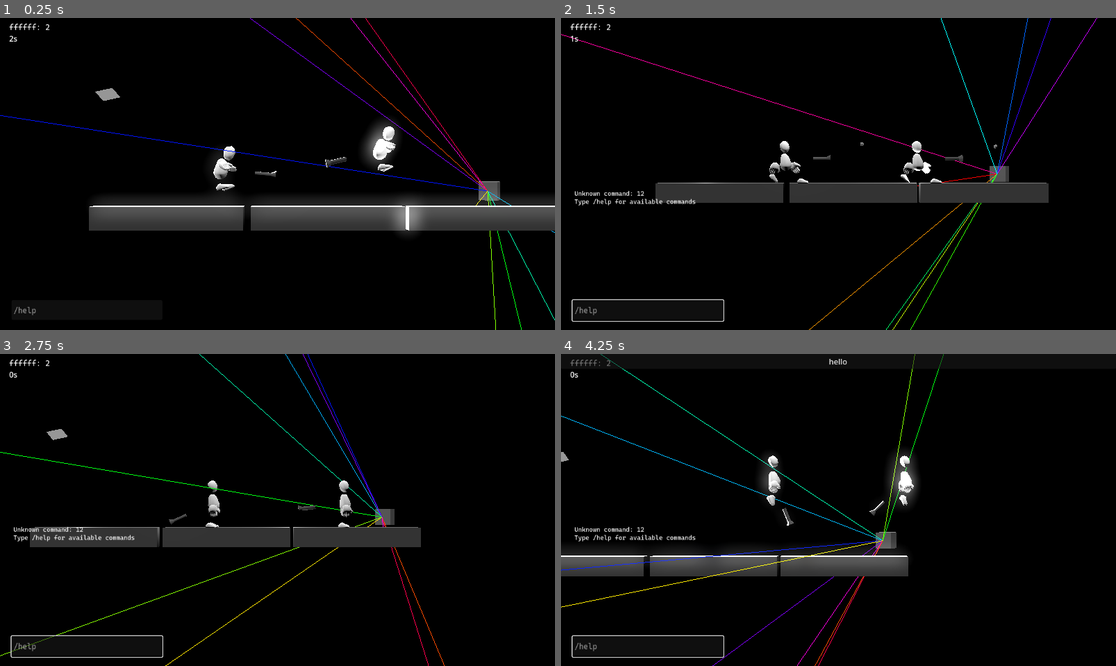
Above: before the commit, frames 1-4 (two rows, left to right).
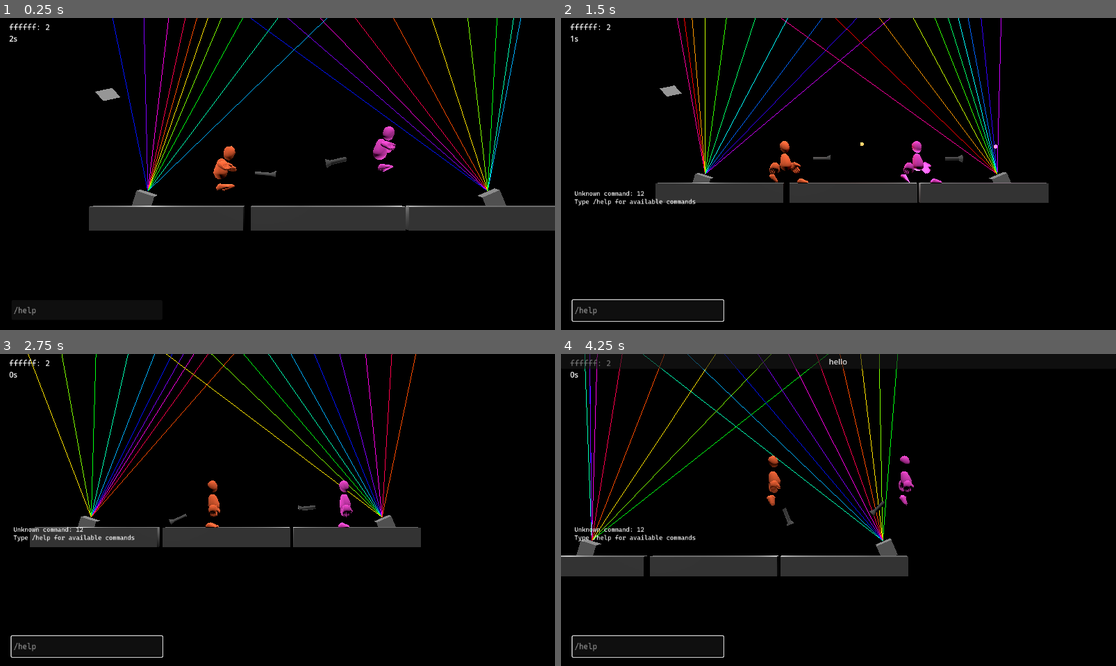
Above: after the commit, the same moments.

Repository: theowiik/project-epic-footsies-2
Game: Godot game, scene res://scenes/main.tscn
The game is run twice, just before and just after one commit, with the same random seed, the same clock (stepped at 60 frames per second) and the same inputs. The engine's default icon, where the game draws it, is replaced by a stand-in: a white triangle on a blue panel in a dark square.
Inputs (mouse positions are in pixels of both pictures, inside the frame that each line leads up to):
- Up to frame 1 (0.25 s): no input
- Up to frame 2 (1.5 s): click (649, 311) at 0.52 s; type "12" at 0.6 s; tap Enter at 1.25 s; move the mouse to (960, 158) at 1.27 s; hold D from 1.28 s (still down); tap J at 1.35 s; click (960, 158) at 1.42 s
- Up to frame 3 (2.75 s): tap Space at 1.52, 2.27 s; move the mouse to (166, 525) at 2.02 s; release D at 2.03 s; hold S from 2.03 s (still down); tap J at 2.1 s
- Up to frame 4 (4.25 s): move the mouse to (894, 441) at 2.77 s; release S at 2.78 s; hold D 2.78-3.53 s; tap J at 2.85, 3.6 s; move the mouse to (810, 572) at 3.52 s; hold W from 3.53 s (still down); click (810, 572) at 3.67 s; tap Space at 3.77 s

The runs differ from the first frame. In frame 1, 7.7% of the frame differs, in the area x 0-100%, y 0-100%; in frame 2, 2.7%; in frame 3, 2.7%; in frame 4, 6.0%.

Commit message:
Add bot input and team colors

Diff:
--- a/game/objects/lasers/strobe_machine.tscn
+++ b/game/objects/lasers/strobe_machine.tscn
@@ -14,6 +14,7 @@
 
 [node name="SpotLight3D" type="SpotLight3D" parent="."]
 transform = Transform3D(1, 0, 0, 0, 1, 0, 0, 0, 1, 0, 0, -0.62783355)
+visible = false
 light_energy = 130.27
 light_indirect_energy = 8.534
 light_volumetric_fog_energy = 8.892
--- a/game/scenes/main.tscn
+++ b/game/scenes/main.tscn
@@ -57,6 +57,7 @@
 
 [node name="Player2" parent="." instance=ExtResource("1_o5qli")]
 transform = Transform3D(1, 0, 0, 0, 1, 0, 0, 0, 1, 6.7508955, 1.7889354, 0)
+team_color = Color(0.97749525, 0.2690932, 0.83872867, 1)
 device_id = 1
 
 [node name="WorldEnvironment" type="WorldEnvironment" parent="."]
@@ -66,4 +67,7 @@
 transform = Transform3D(-0.8063999, 0.15222512, -0.57144254, -0.25300708, 0.78459245, 0.5660405, 0.534515, 0.6010341, -0.5941812, -6.775606, 4.786051, -9.15583)
 
 [node name="LaserMachine" parent="." instance=ExtResource("8_tipki")]
-transform = Transform3D(-0.9164256, 0, 0.40020514, 0, 1, 0, -0.40020514, 0, -0.9164256, 13.597982, 0, -8.517785)
+transform = Transform3D(-0.9164256, 0, 0.40020514, -0.39931086, 0.066813804, -0.9143778, -0.026739227, -0.9977655, -0.06122988, 13.597982, 0, -8.517785)
+
+[node name="LaserMachine2" parent="." instance=ExtResource("8_tipki")]
+transform = Transform3D(-0.95310295, 0.043918222, -0.2994429, 0.3014629, 0.050351508, -0.9521475, -0.026739225, -0.9977655, -0.061229877, -4.491232, 0, -8.517785)
--- a/game/scripts/bullet.gd
+++ b/game/scripts/bullet.gd
@@ -6,8 +6,12 @@
 var gravity: float = 3
 var team_color: Color = Color.WHITE
 
+@onready var mesh_instance: MeshInstance3D = $MeshInstance3D
+@onready var light: OmniLight3D = $OmniLight3D
+
 
 func _ready():
+	_apply_team_color()
 	await get_tree().create_timer(lifetime).timeout
 	queue_free()
 
@@ -19,3 +23,16 @@
 
 func set_direction(direction: Vector3):
 	velocity = direction.normalized()
+
+
+func _apply_team_color() -> void:
+	if mesh_instance:
+		var material = StandardMaterial3D.new()
+		material.albedo_color = team_color
+		material.emission_enabled = true
+		material.emission = team_color
+		material.emission_energy_multiplier = 2.0
+		mesh_instance.material_override = material
+
+	if light:
+		light.light_color = team_color
--- /dev/null
+++ b/game/scripts/input/naive_bot_input.gd
@@ -0,0 +1,89 @@
+class_name NaiveBotInput
+extends InputInterface
+
+var player_node: Node3D
+var current_target: Node3D = null
+var retarget_timer: float = 0.0
+
+var _movement: Vector2 = Vector2.ZERO
+var _aim_direction: Vector2 = Vector2.ZERO
+var _shoot_pressed: bool = false
+
+
+func _init(p_player_node: Node3D):
+	player_node = p_player_node
+
+
+func update() -> void:
+	_update_target()
+
+	if current_target == null or not is_instance_valid(current_target):
+		_movement = Vector2.ZERO
+		_aim_direction = Vector2.ZERO
+		_shoot_pressed = false
+		return
+
+	var direction_3d = current_target.global_position - player_node.global_position
+	var direction_2d = Vector2(direction_3d.x, direction_3d.z)
+
+	if direction_2d.length() > 0.1:
+		_movement = direction_2d.normalized()
+		_aim_direction = Vector2(direction_2d.x, -direction_2d.y).normalized()
+	else:
+		_movement = Vector2.ZERO
+		_aim_direction = Vector2.RIGHT
+
+	_shoot_pressed = true
+
+
+func _update_target() -> void:
+	retarget_timer -= player_node.get_physics_process_delta_time()
+	if retarget_timer > 0 and current_target != null and is_instance_valid(current_target):
+		return
+
+	retarget_timer = Constants.BOT_RETARGET_INTERVAL
+	current_target = _find_closest_enemy()
+
+
+func _find_closest_enemy() -> Node3D:
+	var players = player_node.get_tree().get_nodes_in_group(Constants.PLAYERS_GROUP)
+	var closest: Node3D = null
+	var closest_distance: float = INF
+	var my_color: Color = player_node.team_color
+
+	for player in players:
+		if player == player_node:
+			continue
+		if player.team_color == my_color:
+			continue
+
+		var distance = player_node.global_position.distance_to(player.global_position)
+		if distance < closest_distance:
+			closest_distance = distance
+			closest = player
+
+	return closest
+
+
+func get_movement() -> Vector2:
+	return _movement
+
+
+func get_aim_direction() -> Vector2:
+	return _aim_direction
+
+
+func is_aiming() -> bool:
+	return _aim_direction != Vector2.ZERO
+
+
+func is_shoot_just_pressed() -> bool:
+	return false
+
+
+func is_shoot_pressed() -> bool:
+	return _shoot_pressed
+
+
+func is_jump_just_pressed() -> bool:
+	return false
--- a/game/scripts/lasers/strobe_machine.gd
+++ b/game/scripts/lasers/strobe_machine.gd
@@ -1,7 +1,7 @@
 class_name StrobeMachine
 extends Node3D
 
-var on: bool = true
+var on: bool = false
 var strobe_speed: float = 10.0
 
 @onready var light: SpotLight3D = $SpotLight3D
--- a/game/scripts/player.gd
+++ b/game/scripts/player.gd
@@ -1,7 +1,7 @@
 class_name Player
 extends CharacterBody3D
 
-const TEAM_COLOR: Color = Color(1, 0.4, 0.2, 1)
+@export var team_color: Color = Color(1, 0.4, 0.2, 1)
 
 # Controller
 @export var device_id: int = 0
@@ -39,6 +39,8 @@
 
 	animation_manager = AnimationManager.new(animation_player, body)
 
+	_apply_team_color()
+
 
 func _physics_process(delta):
 	input.update()
@@ -58,7 +60,7 @@
 	if input.is_shoot_pressed() and shoot_cooldown <= 0:
 		var direction = (shoot_position.global_position - global_position).normalized()
 		var context = ShootingContext.new(
-			shoot_position.global_position, direction, TEAM_COLOR, get_parent(), self
+			shoot_position.global_position, direction, team_color, get_parent(), self
 		)
 
 		shooter.shoot(context)
@@ -115,3 +117,14 @@
 	shooter = base_shooter
 	for crystal_name in shooter_decorator_names:
 		shooter = registry.create_shooting_decorator(crystal_name, shooter)
+
+
+func _apply_team_color() -> void:
+	for child in body.get_children():
+		for mesh_instance in child.get_children():
+			if mesh_instance is MeshInstance3D:
+				var material = mesh_instance.get_active_material(0)
+				if material:
+					material = material.duplicate()
+					material.albedo_color = team_color
+					mesh_instance.set_surface_override_material(0, material)
--- a/game/scripts/utils/constants.gd
+++ b/game/scripts/utils/constants.gd
@@ -2,6 +2,7 @@
 extends Node
 
 const ROUND_DURATION: float = 3.0
+const BOT_RETARGET_INTERVAL: float = 0.25
 
 const BULLETS_GROUP: String = "bullets"
 const PLAYERS_GROUP: String = "players"
Not shown, added: game/scripts/input/naive_bot_input.gd.uid
